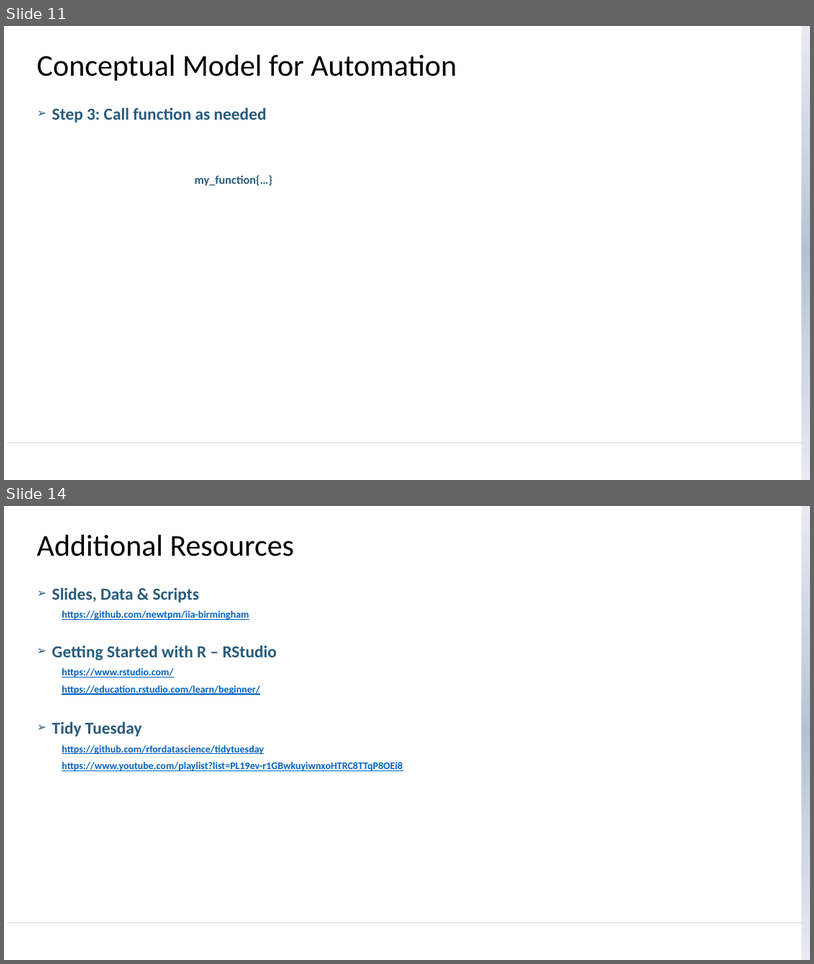
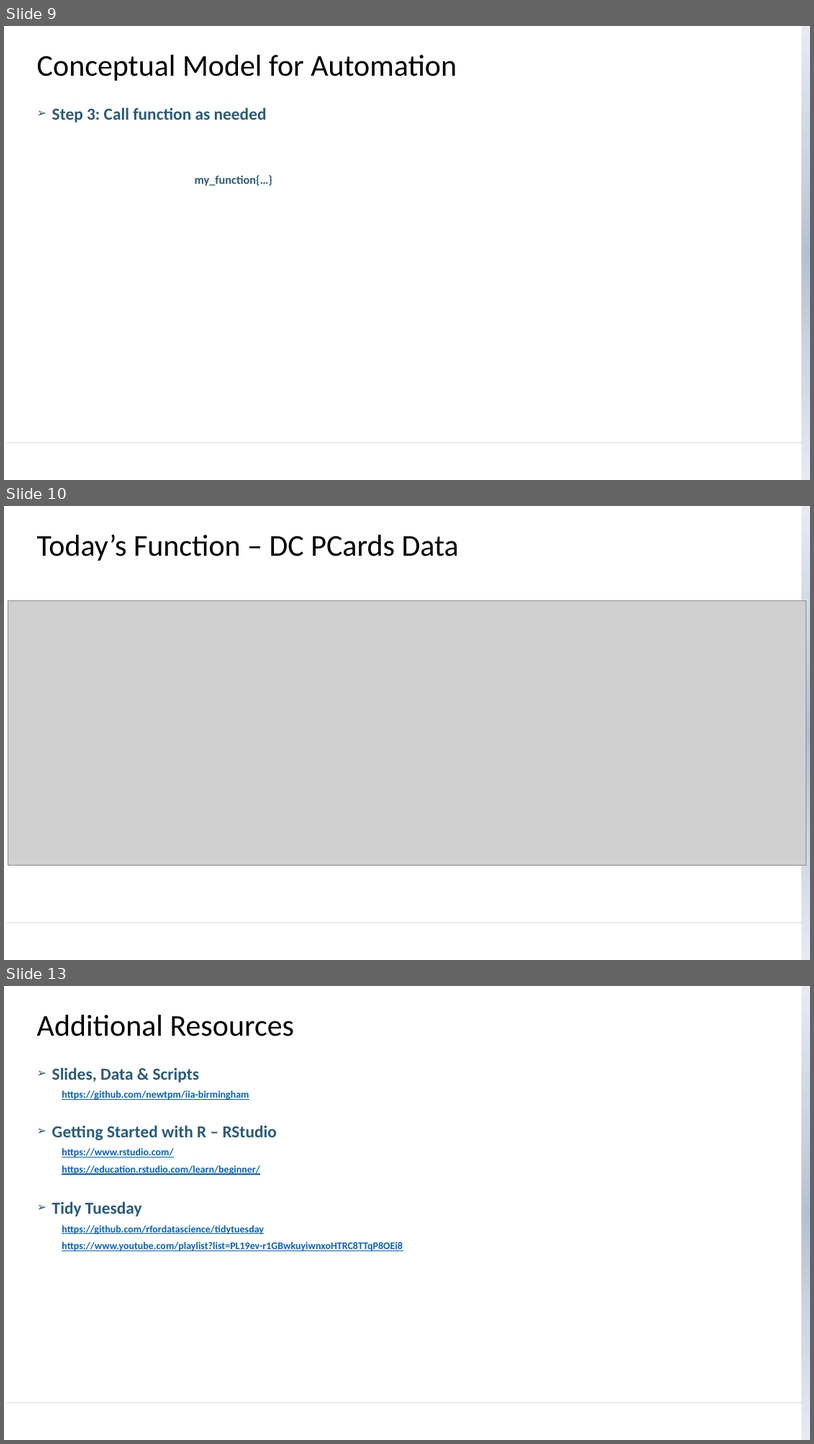
Before and after one commit to newtpm/iia-birmingham, a slide deck: Bravery - Brilliantly Lazy (Automation).pptx. Shown one above the other, each under a label of ours: slides 11 and 14 before the commit, slides 9, 10 and 13 after it; the slides between them are not shown. The pictures are 814x964 and 814x1444 pixels, drawn with LibreOffice and Linux fonts; fonts in the diff are those of the drawing; grey boxes stand for pictures; background and template pictures are left out. Boxes give left, top, right and bottom in pixels: in the first picture for what was removed or moved away, otherwise in the second. Text is boxed around its words. In the diff, an @@ line names an element or a change of style, - is before the commit and + after.

```diff
--- a/Bravery - Brilliantly Lazy (Automation).pptx
+++ b/Bravery - Brilliantly Lazy (Automation).pptx
@@ slide 10 added at box(4, 506, 810, 960), background #FFFFFF; not listed: 2 template elements that a slide beside it also shows @@
@@ title added at box(37, 534, 459, 561), 36 pt, text #000000 @@
+Today’s Function – DC PCards Data
@@ picture added at box(8, 601, 807, 865) @@
@@ what was slide 11 is now slide 9 @@
@@ what was slide 14 is now slide 13 @@
```
Also in this commit, not shown: 5 slides changed, 4 slides removed, 4 other files.
